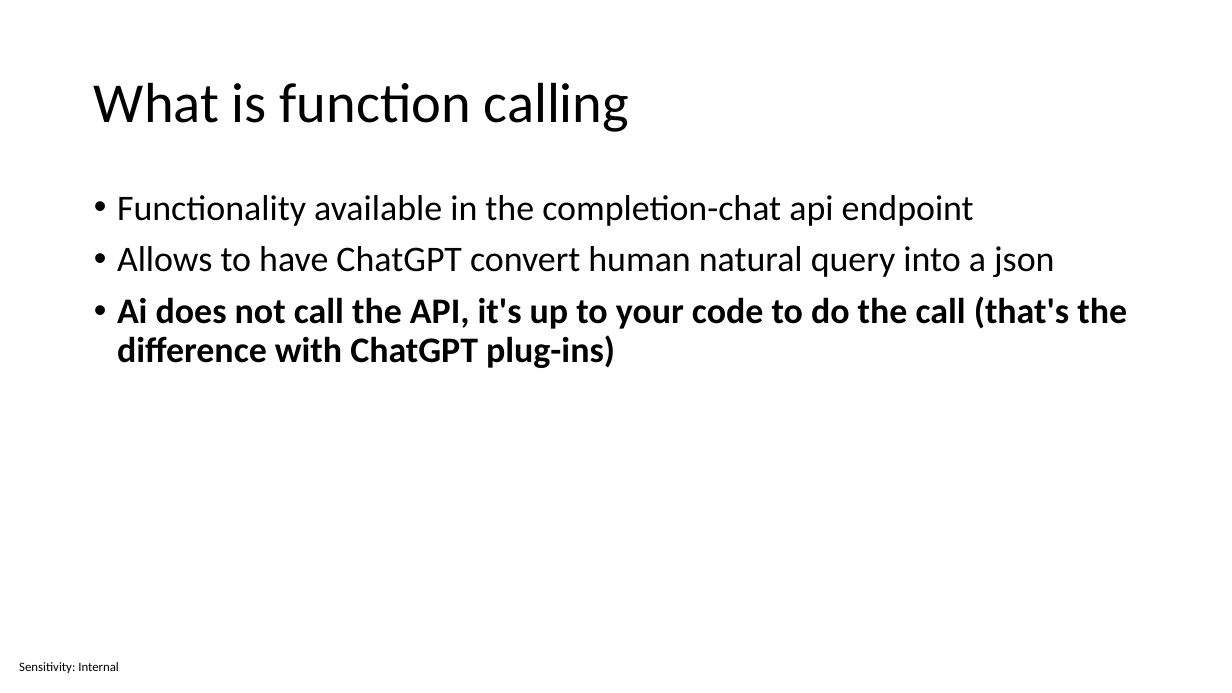
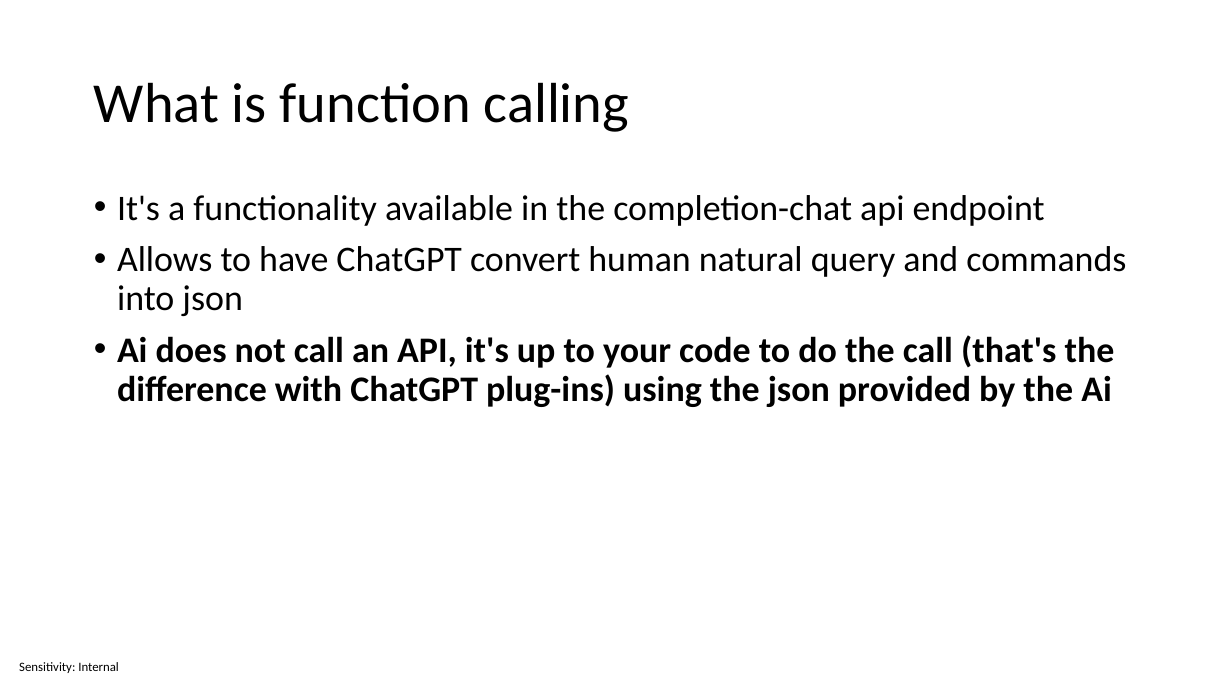
Before and after one commit to sabbadino/function-caling, a slide deck: slide 2 of Function calling.pptx. Drawn at 1232x693 pixels with LibreOffice and Linux fonts; fonts in the diff are those of the drawing. Boxes give left, top, right and bottom in pixels: in the first picture for what was removed or moved away, otherwise in the second. Text is boxed around its words. In the diff, an @@ line names an element or a change of style, - is before the commit and + after.

Commit message:
slides

```diff
--- a/Function calling.pptx
+++ b/Function calling.pptx
@@ text at (117,195,1126,407): text changed @@
-• Functionality available in the completion-chat api endpoint
-• Allows to have ChatGPT convert human natural query into a json
-• Ai does not call the API, it's up to your code to do the call (that's the difference with ChatGPT plug-ins)
+• It's a functionality available in the completion-chat api endpoint
+• Allows to have ChatGPT convert human natural query and commands into json
+• Ai does not call an API, it's up to your code to do the call (that's the difference with ChatGPT plug-ins) using the json provided by the Ai
```
Also in this commit, not shown: 3 other slides changed.
